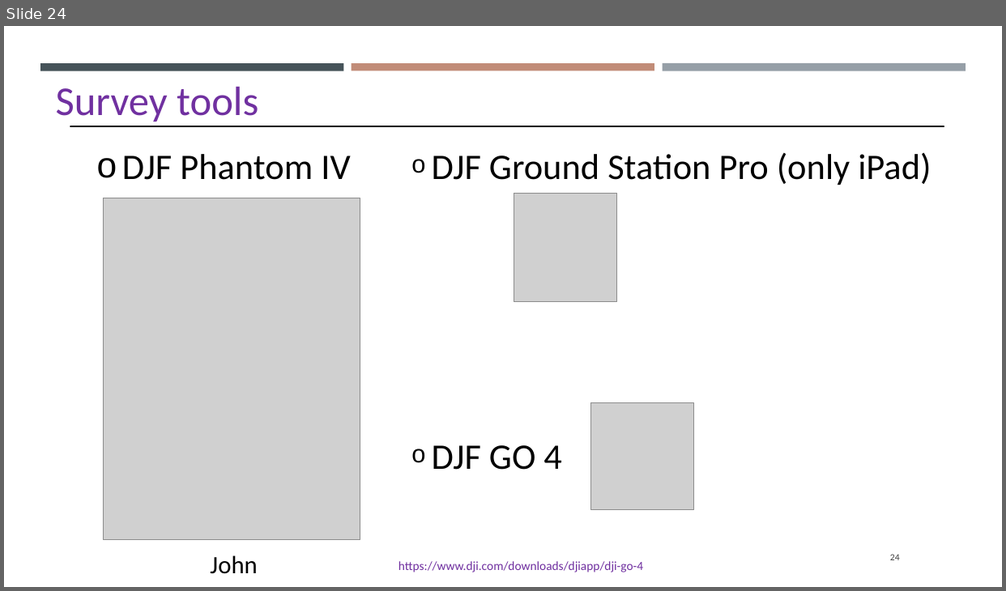
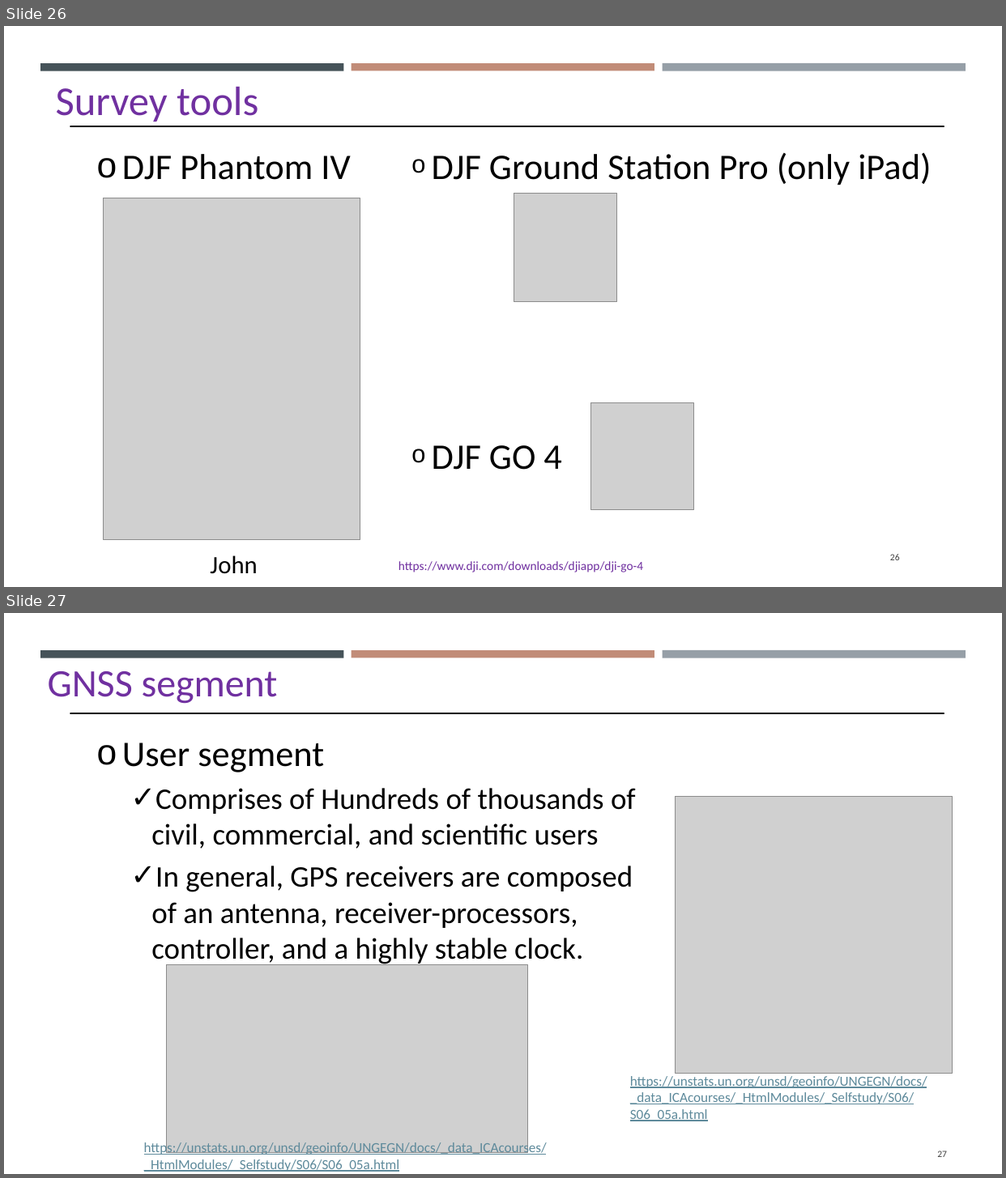
Before and after one commit to gisynw/Field_Techniques, a slide deck: docs/Lectures/Week02/Week02_Intro_To_Field_Technologies.pptx. Shown one above the other, each under a label of ours: slide 24 before the commit, slides 26 and 27 after it. The pictures are 1006x591 and 1006x1178 pixels, drawn with LibreOffice and Linux fonts; fonts in the diff are those of the drawing; grey boxes stand for pictures. Boxes give left, top, right and bottom in pixels: in the first picture for what was removed or moved away, otherwise in the second. Text is boxed around its words. In the diff, an @@ line names an element or a change of style, - is before the commit and + after.

```diff
--- a/docs/Lectures/Week02/Week02_Intro_To_Field_Technologies.pptx
+++ b/docs/Lectures/Week02/Week02_Intro_To_Field_Technologies.pptx
@@ slide 27 added at (x1=4, y1=613, x2=1002, y2=1174), background #FFFFFF; not listed: 3 template elements that a slide beside it also shows @@
@@ text added at (x1=48, y1=671, x2=278, y2=704), 37.3 pt, text #7030A0 @@
+GNSS segment
@@ line added from (70, 714) to (944, 714), #000000 1.75 pt @@
@@ text added at (x1=122, y1=743, x2=636, y2=966), 28.8 pt, text #000000 @@
+o User segment
+  ✓ Comprises of Hundreds of thousands of civil, commercial, and scientific users
+  ✓ In general, GPS receivers are composed of an antenna, receiver-processors, controller, and a highly stable clock.
@@ picture added at (x1=675, y1=797, x2=953, y2=1074) @@
@@ picture added at (x1=167, y1=965, x2=527, y2=1152) @@
@@ text added at (x1=630, y1=1076, x2=927, y2=1122), 13.3 pt, text #5E8A9B, underline @@
+https://unstats.un.org/unsd/geoinfo/UNGEGN/docs/_data_ICAcourses/_HtmlModules/_Selfstudy/S06/S06_05a.html
@@ text added at (x1=144, y1=1141, x2=547, y2=1172), 13.3 pt, text #5E8A9B, underline @@
+https://unstats.un.org/unsd/geoinfo/UNGEGN/docs/_data_ICAcourses/_HtmlModules/_Selfstudy/S06/S06_05a.html
@@ page number added at (x1=937, y1=1151, x2=947, y2=1157), 9 pt, text #404040 @@
+27
@@ what was slide 24 is now slide 26 @@
@@ page number at (x1=890, y1=554, x2=900, y2=561): text changed @@
-24
+26
```
Also in this commit, not shown: 1 slide changed, 4 other slides added, 2 slides removed, 8 other files.
